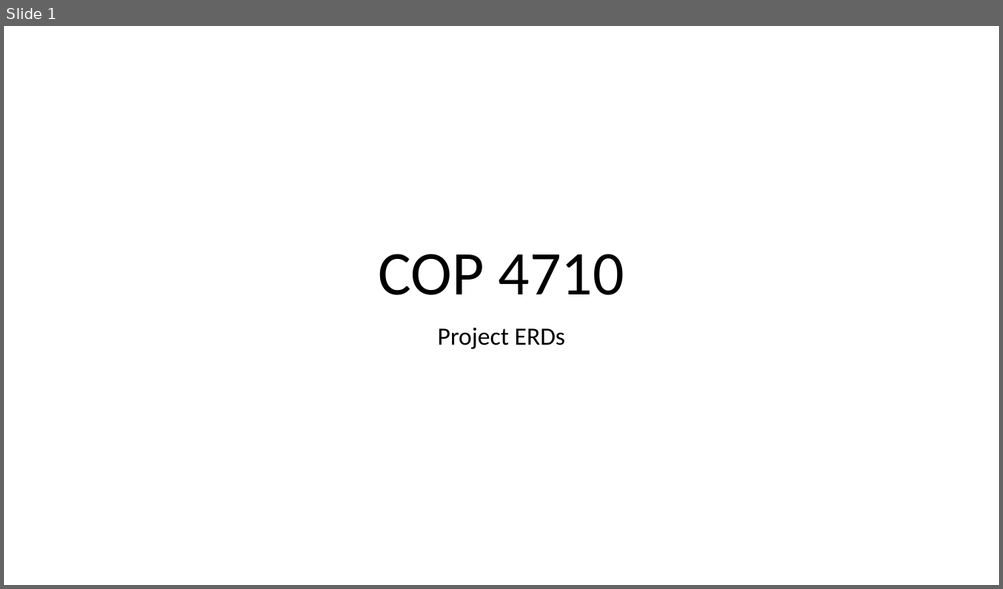
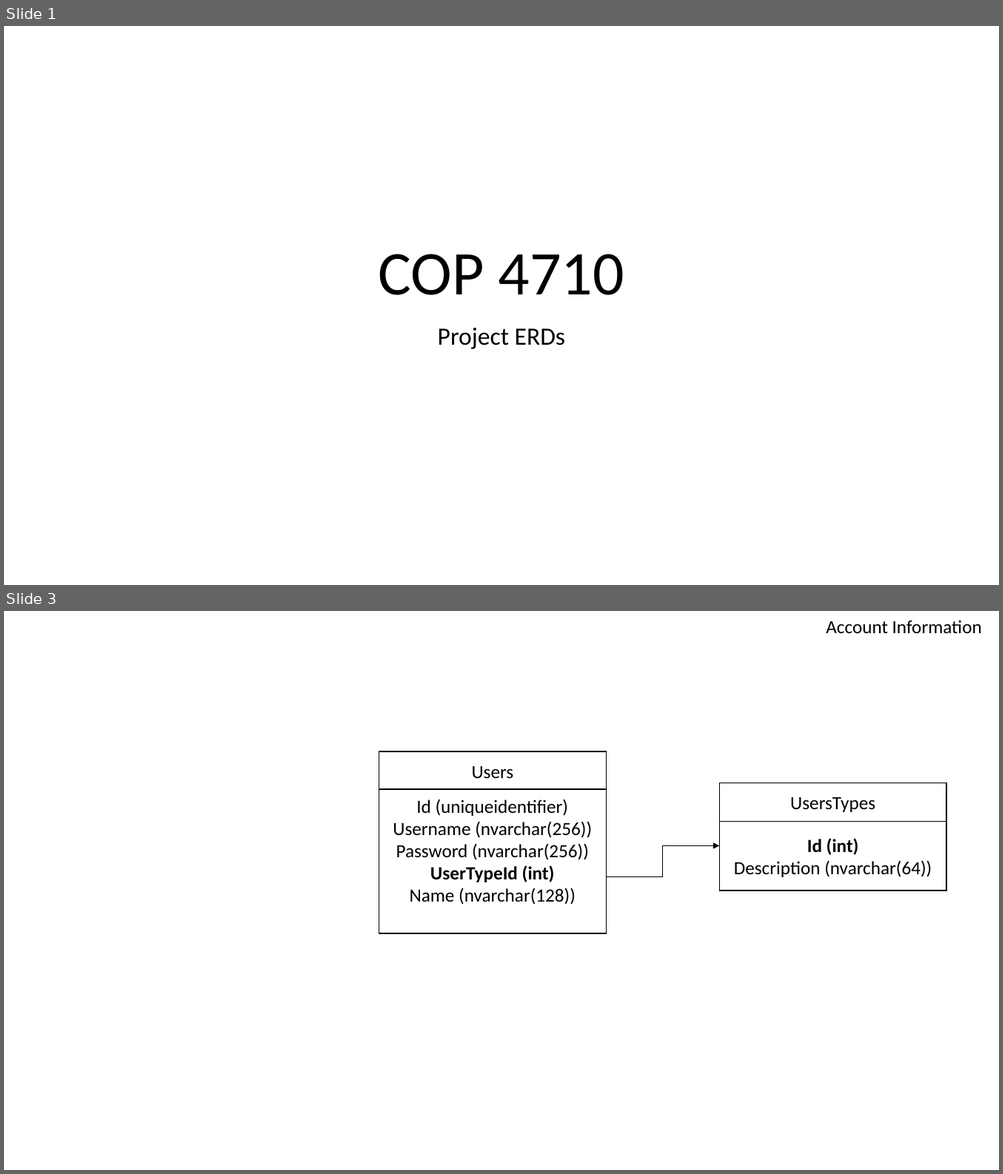
Before and after one commit to Chandler24/COP-4710-Semester-Project, a slide deck: Docs/ERD's (Draft).pptx. Shown one above the other, each under a label of ours: slide 1 before the commit, slides 1 and 3 after it; the slides between them are not shown. The pictures are 1003x589 and 1003x1174 pixels, drawn with LibreOffice and Linux fonts; fonts in the diff are those of the drawing. Boxes give left, top, right and bottom in pixels: in the first picture for what was removed or moved away, otherwise in the second. Text is boxed around its words. In the diff, an @@ line names an element or a change of style, - is before the commit and + after.

```diff
--- a/Docs/ERD's (Draft).pptx
+++ b/Docs/ERD's (Draft).pptx
@@ slide 3 added at (x1=4, y1=611, x2=999, y2=1170), background #FFFFFF @@
@@ text added at (x1=825, y1=620, x2=982, y2=633), 18 pt, text #000000 @@
+Account Information
@@ rectangle added at (x1=378, y1=752, x2=606, y2=791), fill #FFFFFF, outline #000000 1 pt, 18 pt, text #000000 @@
+Users
@@ rectangle added at (x1=720, y1=783, x2=947, y2=822), fill #FFFFFF, outline #000000 1 pt, 18 pt, text #000000 @@
+UsersTypes
@@ rectangle added at (x1=378, y1=789, x2=606, y2=934), fill #FFFFFF, outline #000000 1 pt, 18 pt, text #000000 @@
+Id (uniqueidentifier)
+Username (nvarchar(256))
+Password (nvarchar(256))
+UserTypeId (int)
+Name (nvarchar(128))
@@ rectangle added at (x1=720, y1=822, x2=947, y2=891), fill #FFFFFF, outline #000000 1 pt, 18 pt, text #000000 @@
+Id (int)
+Description (nvarchar(64))
@@ elbow arrow added from (606, 877) to (720, 846), #000000 0.5 pt @@
```
Also in this commit, not shown: 1 slide changed, 5 other slides added.
